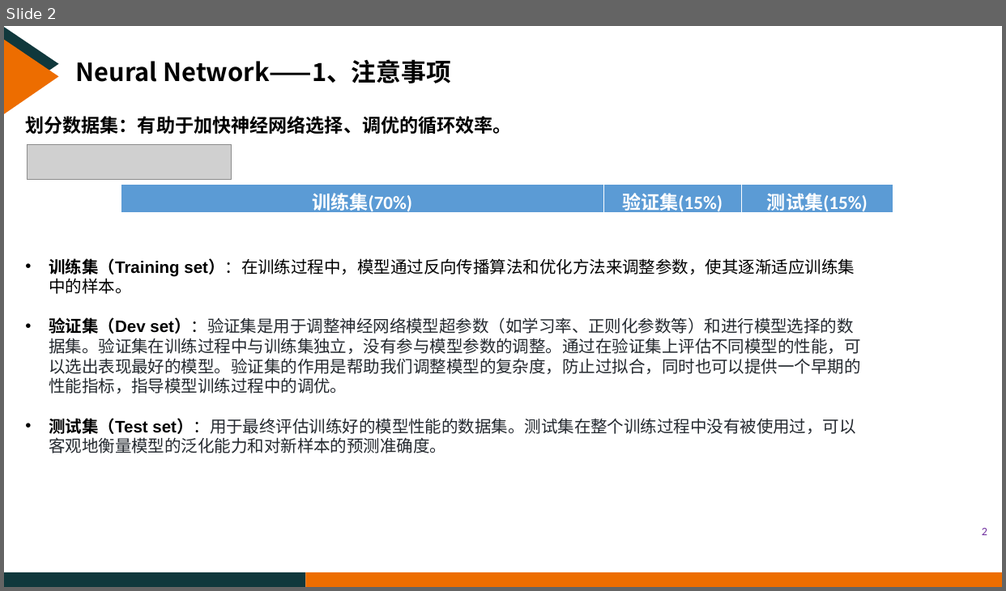
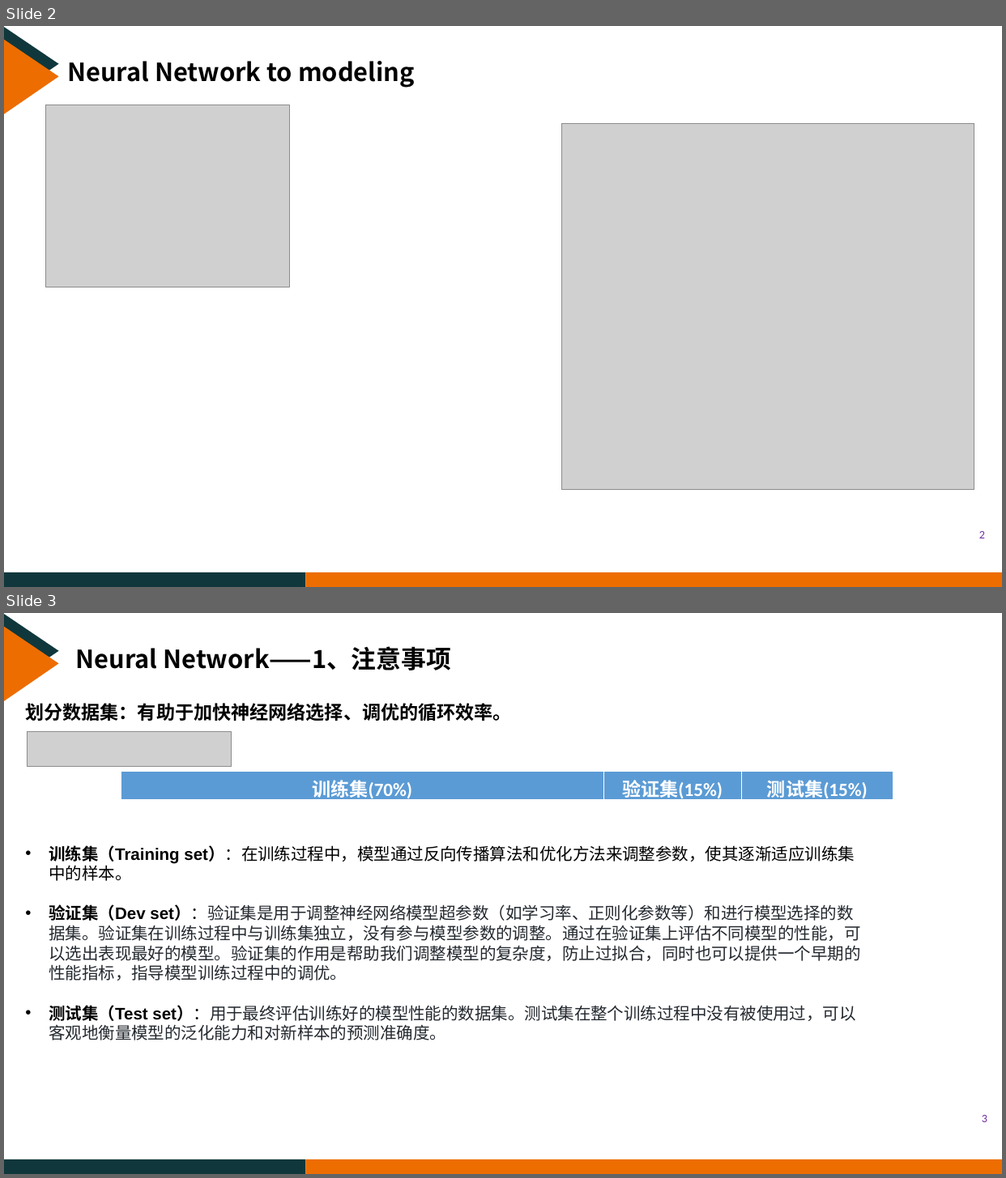
Before and after one commit to CreatorYu/Yu, a slide deck: YXQ.pptx. Shown one above the other, each under a label of ours: slide 2 before the commit, slides 2 and 3 after it. The pictures are 1006x591 and 1006x1178 pixels, drawn with LibreOffice and Linux fonts; fonts in the diff are those of the drawing; grey boxes stand for pictures; background and template pictures are left out. Boxes give left, top, right and bottom in pixels: in the first picture for what was removed or moved away, otherwise in the second. Text is boxed around its words. In the diff, an @@ line names an element or a change of style, - is before the commit and + after.

```diff
--- a/YXQ.pptx
+++ b/YXQ.pptx
@@ slide 2 added at [4,26,1002,587], background #FFFFFF; not listed: 4 template elements that a slide beside it also shows @@
@@ text added at [67,61,415,88], 24 pt, text #000000, bold @@
+Neural Network to modeling
@@ picture added at [46,105,289,288] @@
@@ picture added at [562,123,974,490] @@
@@ page number added at [979,531,985,539], 11 pt, text #7030A0 @@
+2
@@ what was slide 2 is now slide 3 @@
@@ page number at [982,1115,987,1122]: text changed @@
-2
+3
```
Also in this commit, not shown: 1 other slide added, 1 slide removed.
